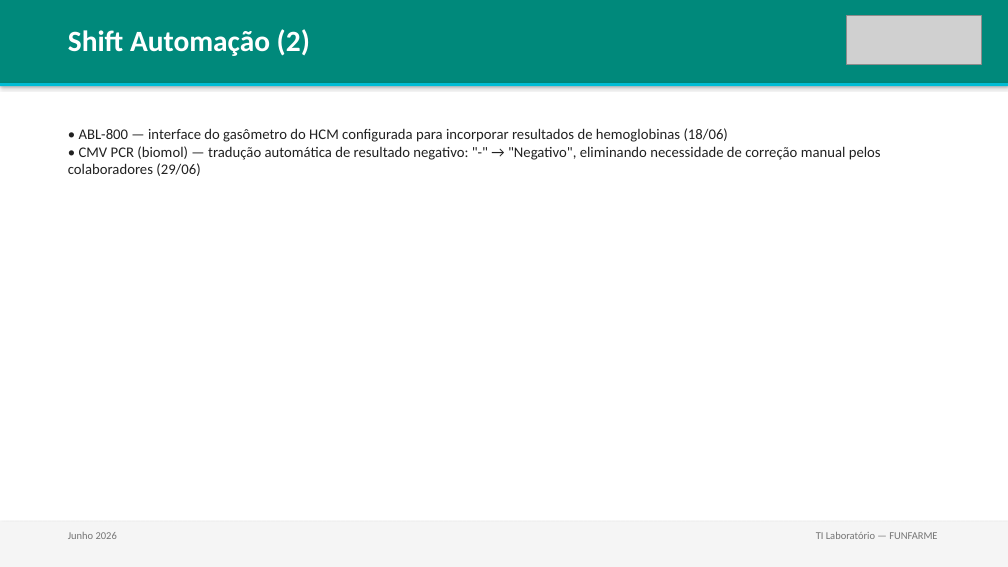
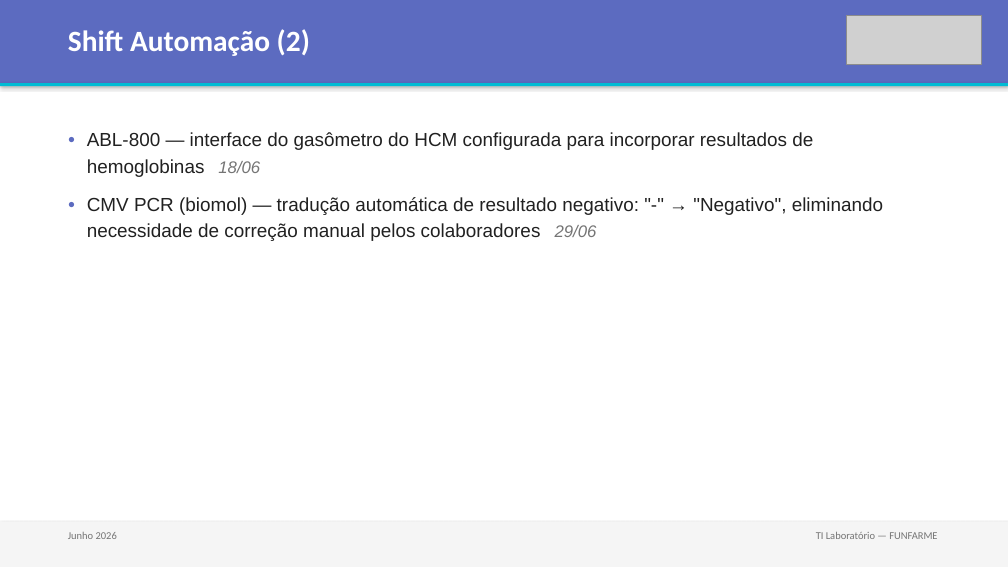
Before and after one commit to lab-central-hb/funfarme-kb, a slide deck: slide 6 of reports/2026-06_resumo-mensal.pptx (slide 7 before the commit). Drawn at 1008x567 pixels with LibreOffice and Linux fonts; fonts in the diff are those of the drawing; grey boxes stand for pictures. Boxes give left, top, right and bottom in pixels: in the first picture for what was removed or moved away, otherwise in the second. Text is boxed around its words. In the diff, an @@ line names an element or a change of style, - is before the commit and + after.

Commit message:
feat: melhora template do relatório mensal e documenta fluxo de máscaras
- gera-relatorio.py: gráficos nativos (barras/colunas) em vez de texto,
  cores por categoria, listas com marcadores reais, layout em 2 colunas
  para categorias com muitas tarefas, correção do bug que quebrava as
  logos ao clonar slides (relação de imagem não era recriada)
- remove slide de distribuição semanal do PPTX (não usado)
- portal: checklist do fluxo completo de criação de máscara e tabela
  de assinaturas de laboratórios de apoio (Hermes Pardini, DB, Fleury,
  Instituto Adolfo Lutz)
- regenera relatório de junho/2026 com o novo template

```diff
--- a/reports/2026-06_resumo-mensal.pptx
+++ b/reports/2026-06_resumo-mensal.pptx
@@ rectangle at bbox=[0, 0, 1008, 83]: fill #00897B to #5C6BC0 @@
@@ text at bbox=[87, 132, 883, 241]: text changed; size 14 to 18 pt; font Calibri to Arial @@
-• ABL-800 — interface do gasômetro do HCM configurada para incorporar resultados de hemoglobinas (18/06)
-• CMV PCR (biomol) — tradução automática de resultado negativo: "-" → "Negativo", eliminando necessidade de correção manual pelos colaboradores (29/06)
+● ABL-800 — interface do gasômetro do HCM configurada para incorporar resultados de hemoglobinas 18/06
+● CMV PCR (biomol) — tradução automática de resultado negativo: "-" → "Negativo", eliminando necessidade de correção manual pelos colaboradores 29/06
```
Also in this commit, not shown: 8 other slides changed, 1 slide added, 1 slide removed, 5 other files.
